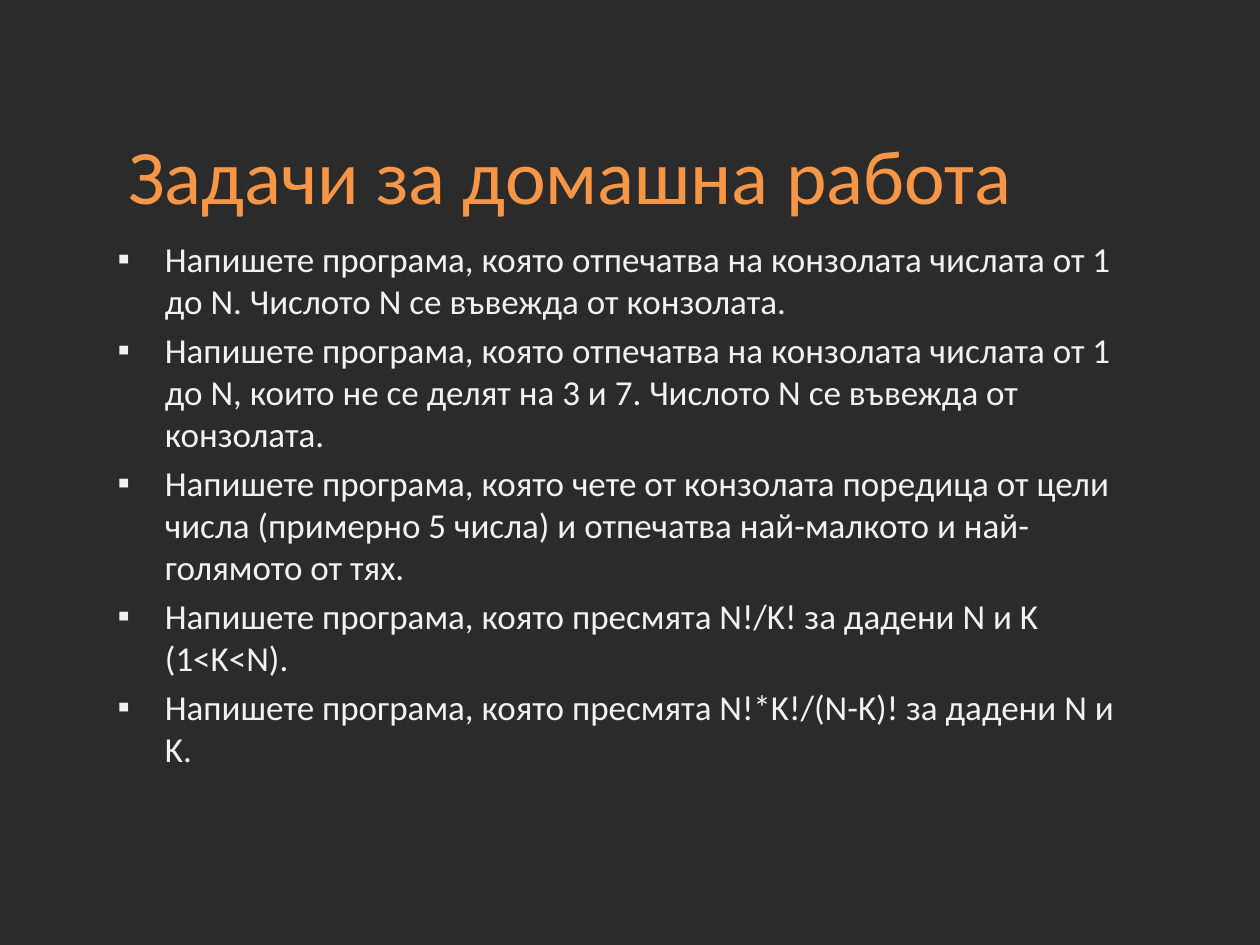
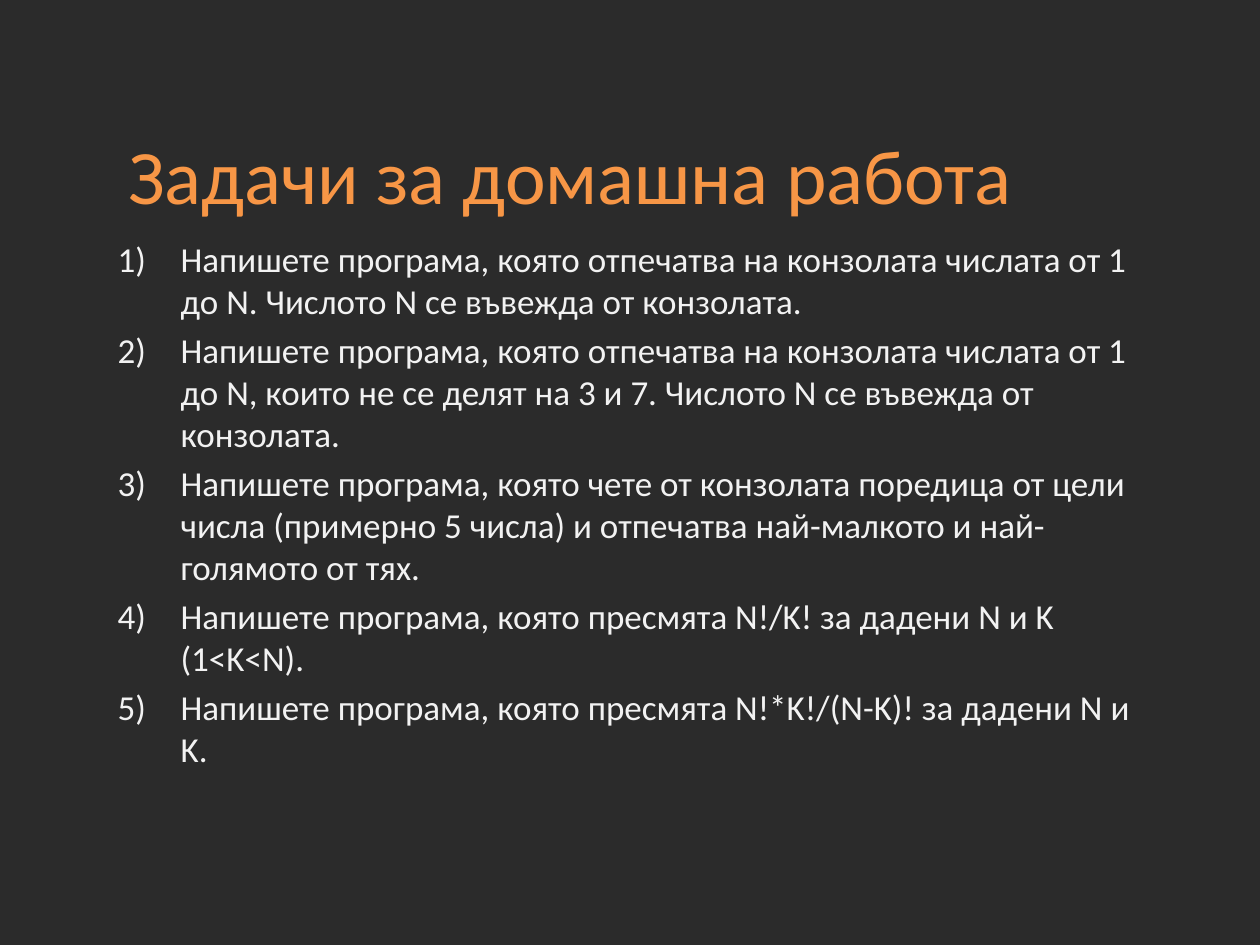
Before and after one commit to Academy-Soft-Intellect/Java-Course, a slide deck: slide 23 of 03-Loops.pptx. Drawn at 1260x945 pixels with LibreOffice and Linux fonts; fonts in the diff are those of the drawing; background and template pictures are left out; a plain dark background stands for a picture behind light text. Boxes give left, top, right and bottom in pixels: in the first picture for what was removed or moved away, otherwise in the second. Text is boxed around its words. In the diff, an @@ line names an element or a change of style, - is before the commit and + after.

```diff
--- a/03-Loops.pptx
+++ b/03-Loops.pptx
@@ text "Напишете програма, която отпечатва на ..." at bbox=[181, 249, 1130, 762]: bullet ▪ to 1) @@
```
Also in this commit, not shown: 39 other files.
